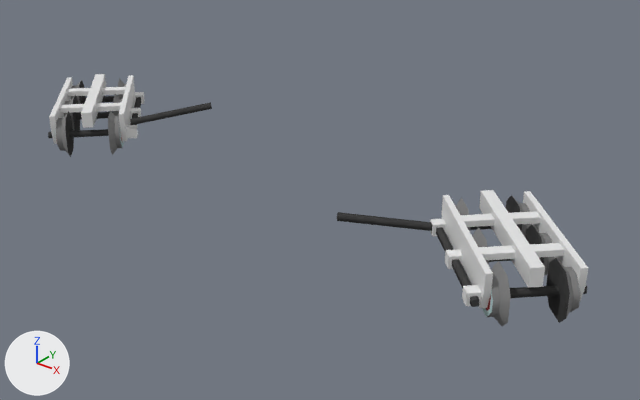
One commit to the Blender file src/main/assets/immersiverailroading/models/rolling_stock/kitsune_sapphire_express/sapphire_local_bogie.blend: the scene before it, then after it.
Camera for both pictures: a camera (50 mm lens) standing at (6.03, -6.61, 4.19) and looking at (0.54, 0.25, -0.06). Lighting does not change. The marker at lower left points along +X, +Y and +Z.

Objects in the first picture: 'v12', 'v21', 'v22', 'vBogie1', 'vBogie2', 'wheel_1', 'wheel_2', 'wheel_3', 'wheel_4', 'wheel_5', 'wheel_6'.
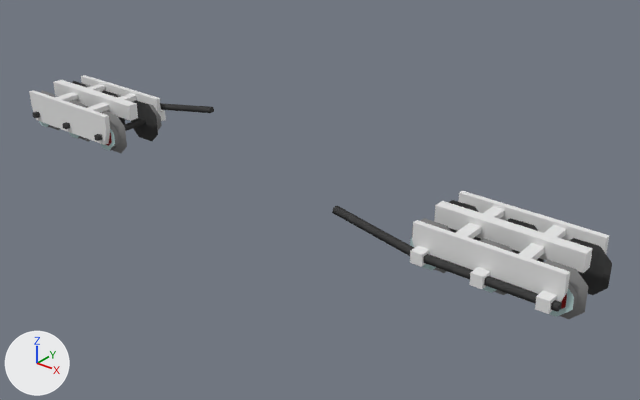
The change in detail:
Object 'wheel_6' (ob_wheel_6) moves from (-3.379, 0.442, 0.188) to (-3.562, 0.0, 0.188).
Object 'wheel_6' (ob_wheel_6) turns from (0, 0, 135) to (0, 0, 180) degrees about x, y and z.
Object 'wheel_5' (ob_wheel_5) turns from (0, 0, 135) to (0, 0, 180) degrees about x, y and z.
Object 'wheel_4' (ob_wheel_4) moves from (-2.496, -0.442, 0.188) to (-2.312, 0.0, 0.188).
Object 'wheel_4' (ob_wheel_4) turns from (0, 0, 135) to (0, 0, 180) degrees about x, y and z.
Object 'wheel_3' (ob_wheel_3) moves from (2.496, 0.442, 0.188) to (2.312, 0.0, 0.188).
Object 'wheel_3' (ob_wheel_3) turns from (0, 0, -45) to (0, 0, 0) degrees about x, y and z.
Object 'wheel_2' (ob_wheel_2) turns from (0, 0, -45) to (0, 0, 0) degrees about x, y and z.
Object 'wheel_1' (ob_wheel_1) moves from (3.379, -0.442, 0.188) to (3.562, 0.0, 0.188).
Object 'wheel_1' (ob_wheel_1) turns from (0, 0, -45) to (0, 0, 0) degrees about x, y and z.
Object 'vBogie2' (ob_vbogie2) turns from (0, 0, 135) to (0, 0, 180) degrees about x, y and z.
Object 'vBogie1' (ob_vbogie1) turns from (0, 0, -45) to (0, 0, 0) degrees about x, y and z.
Object 'v22' (ob_v22) moves from (2.142, 0.088, 0.188) to (2.312, -0.5, 0.188).
Object 'v22' (ob_v22) turns from (0, 10, 45) to (0, 10, 0) degrees about x, y and z.
Object 'v21' (ob_v21) turns from (0, 0, -45) to (0, 0, 0) degrees about x, y and z.
Object 'v21' (ob_v21) moves from (2.584, -0.354, 0.188) to (2.938, -0.5, 0.188).
Object 'v12' (ob_v12) moves from (-2.142, -0.088, 0.313) to (-2.312, 0.5, 0.313).
Object 'v12' (ob_v12) turns from (0, 10, 225) to (0, 10, 180) degrees about x, y and z.

What differs and where, as boxes (x1, y1, x2, y2) in the pictures (640 x 400 px):
'vBogie1', turned: before (430, 190, 588, 308); after (410, 191, 609, 314)
'vBogie2', turned: before (49, 74, 145, 144); after (29, 75, 166, 145)
'wheel_1', moved, turned: before (482, 258, 587, 326); after (544, 238, 612, 319)
'wheel_4', moved, turned: before (48, 110, 124, 157); after (94, 100, 162, 153)
'v21', moved, turned: before (436, 227, 480, 307); after (423, 254, 562, 312)
'v22', moved, turned: before (337, 212, 432, 231); after (332, 206, 414, 256)
'wheel_2', turned: before (472, 225, 555, 275); after (480, 218, 544, 295)
'wheel_3', moved, turned: before (456, 195, 532, 237); after (410, 200, 481, 273)
'v12', moved, turned: before (130, 102, 212, 125); after (160, 103, 214, 113)
'wheel_5', turned: before (64, 94, 122, 138); after (62, 90, 126, 141)
'wheel_6', moved, turned: before (71, 78, 126, 113); after (32, 81, 90, 130)
